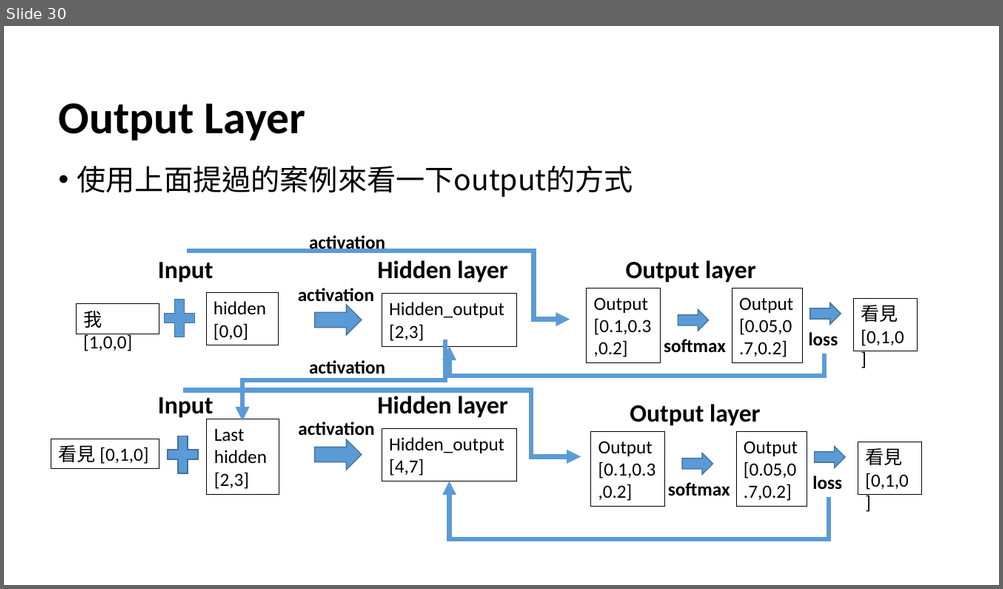
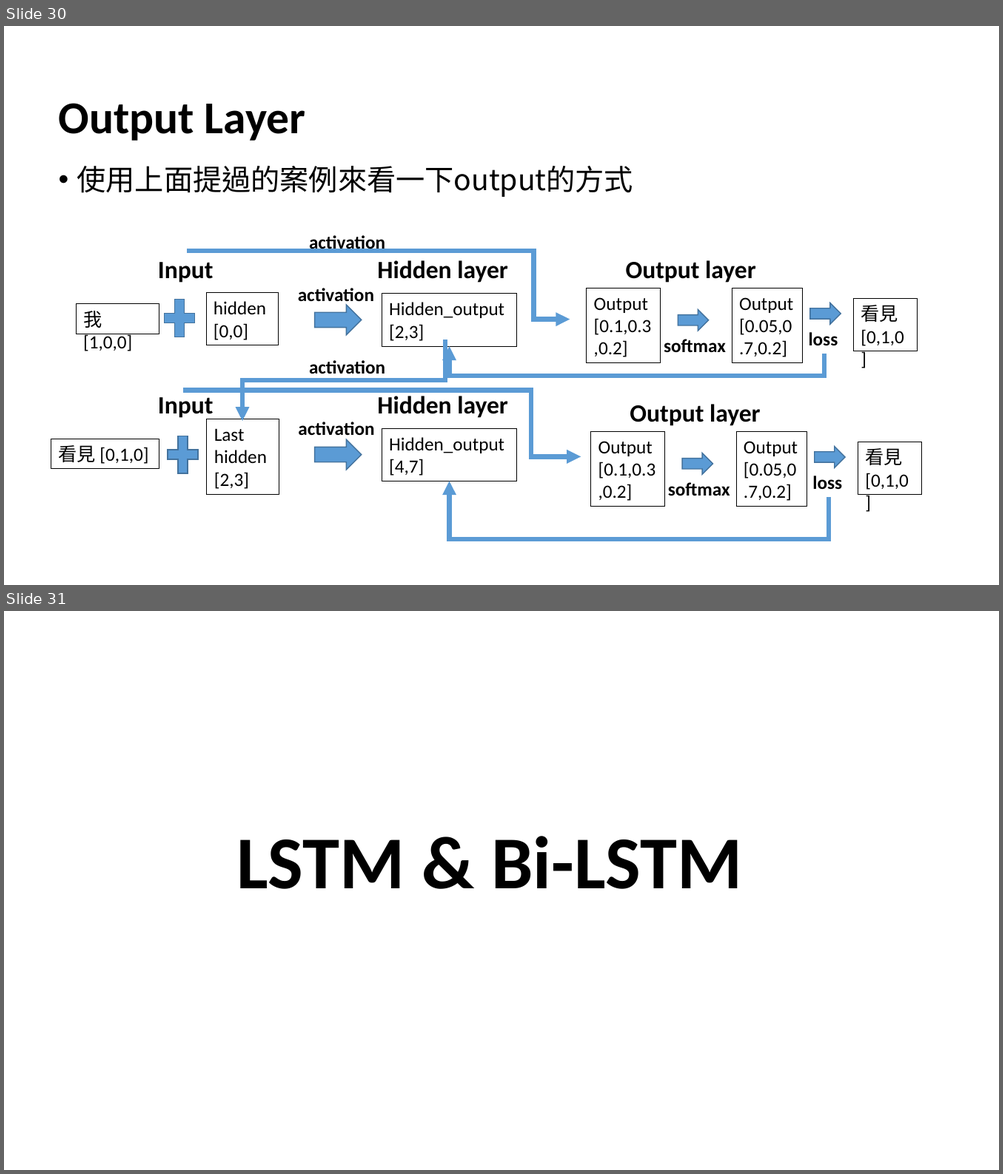
Before and after one commit to aron3312/embedding2lm, a slide deck: FromEmbeddingToLM.pptx. Shown one above the other, each under a label of ours: slide 30 before the commit, slides 30 and 31 after it. The pictures are 1003x589 and 1003x1174 pixels, drawn with LibreOffice and Linux fonts; fonts in the diff are those of the drawing. Boxes give left, top, right and bottom in pixels: in the first picture for what was removed or moved away, otherwise in the second. Text is boxed around its words. In the diff, an @@ line names an element or a change of style, - is before the commit and + after.

```diff
--- a/FromEmbeddingToLM.pptx
+++ b/FromEmbeddingToLM.pptx
@@ slide 31 added at [4,611,999,1170], background #FFFFFF @@
@@ title added at [236,836,742,889], 72 pt, text #000000, bold @@
+LSTM & Bi-LSTM
```
Also in this commit, not shown: 2 slides changed, 2 other slides added, 6 other files.
